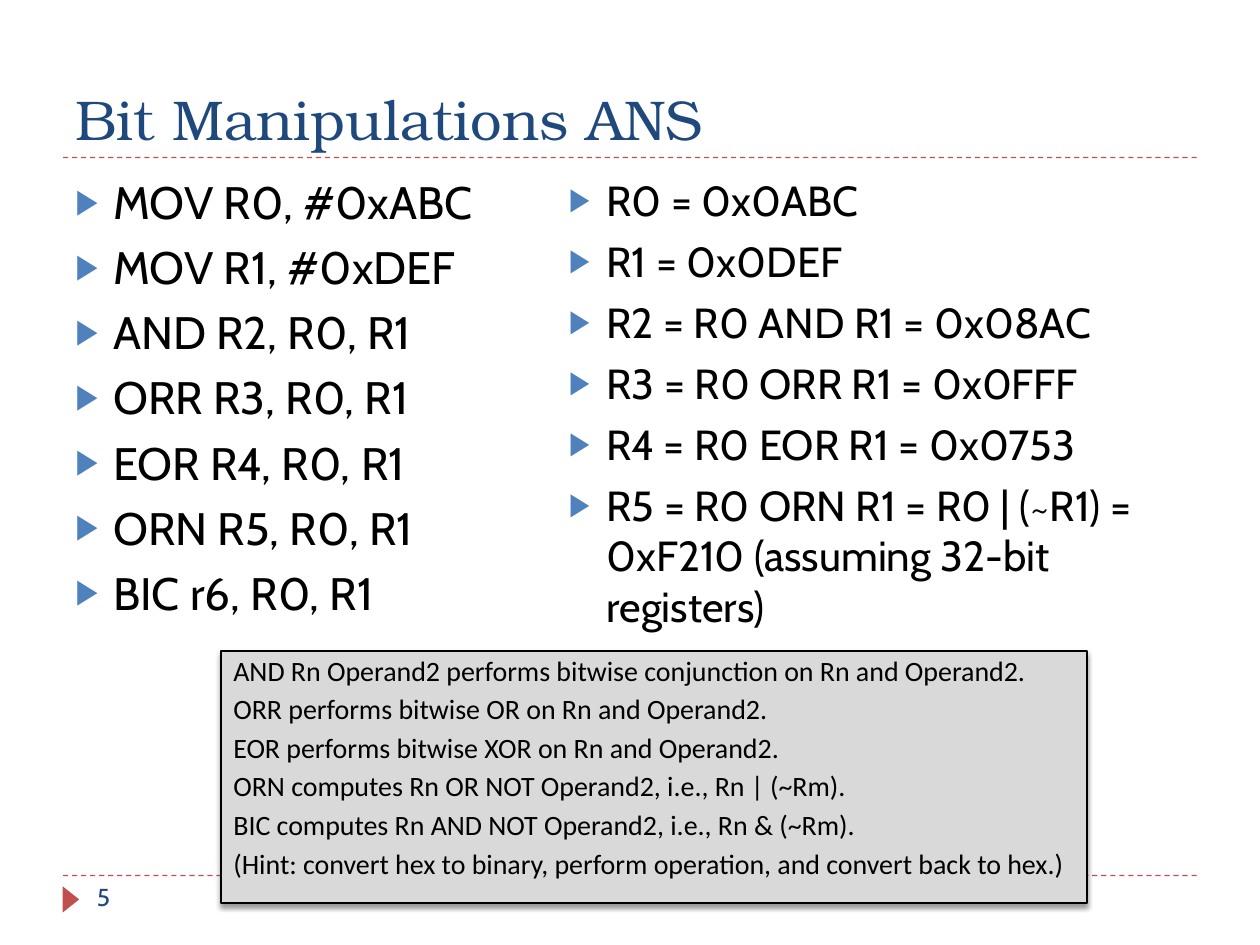
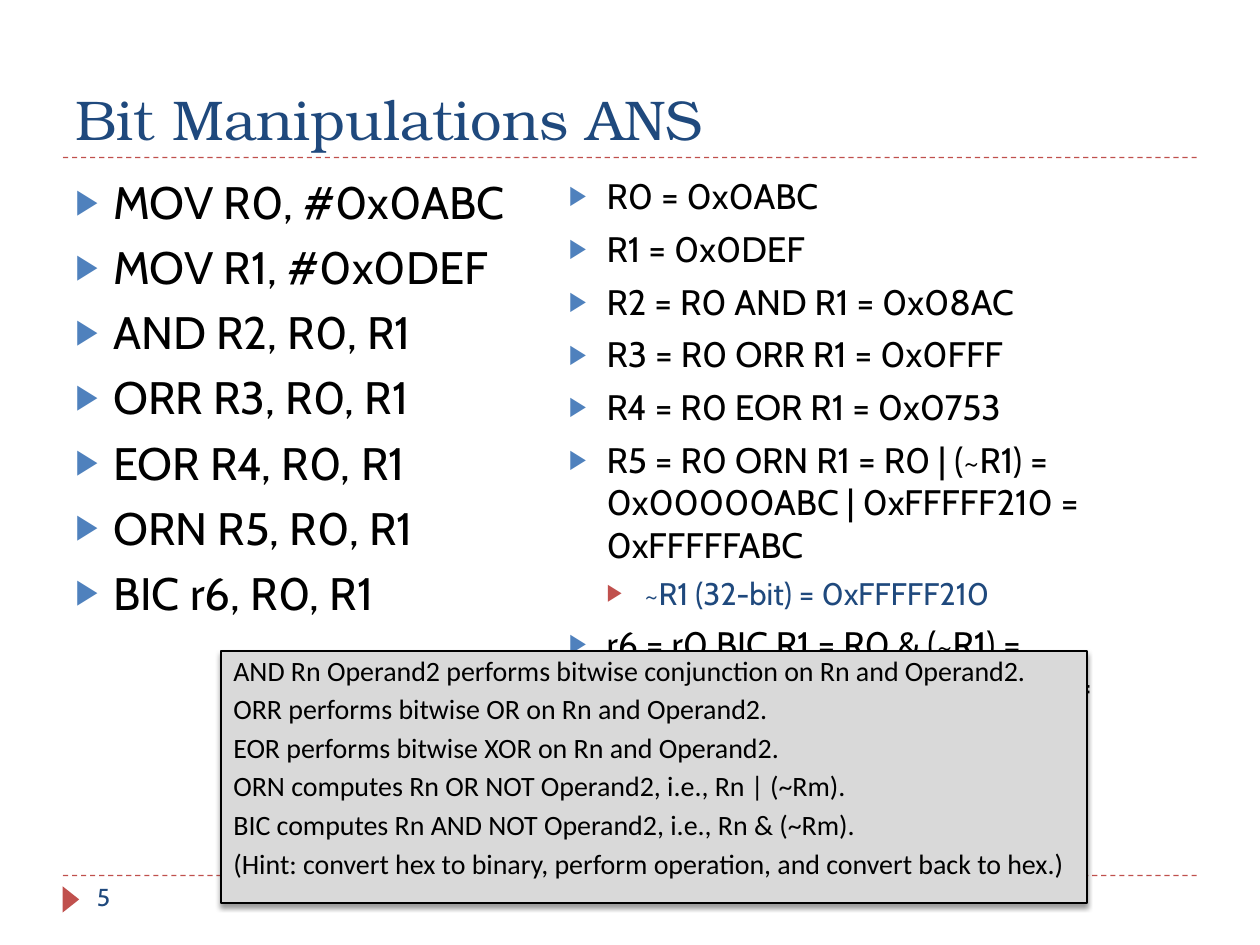
Before and after one commit to guhofstra/CSC111Fa25, a slide deck: slide 5 of PPTs/Ch4_ARM_Arithmetic_Logic_Exercises_ANS.pptx. Drawn at 1260x945 pixels with LibreOffice and Linux fonts; fonts in the diff are those of the drawing. Boxes give left, top, right and bottom in pixels: in the first picture for what was removed or moved away, otherwise in the second. Text is boxed around its words. In the diff, an @@ line names an element or a change of style, - is before the commit and + after.

```diff
--- a/PPTs/Ch4_ARM_Arithmetic_Logic_Exercises_ANS.pptx
+++ b/PPTs/Ch4_ARM_Arithmetic_Logic_Exercises_ANS.pptx
@@ text at (x1=113, y1=186, x2=504, y2=289): text changed @@
-▶ MOV R0, #0xABC
-▶ MOV R1, #0xDEF
+▶ MOV R0, #0x0ABC
+▶ MOV R1, #0x0DEF
@@ text at (x1=607, y1=183, x2=1014, y2=421): size 24.1 to 20.1 pt in "R0 = 0x0ABC", "R1 = 0x0DEF", "R2 = R0 AND R1 = 0x08AC", "R3 = R0 ORR R1 = 0x0FFF" and 1 more places @@
@@ text at (x1=607, y1=446, x2=1066, y2=686): text changed; size 24.1 to 20.1 pt @@
-▶ R5 = R0 ORN R1 = R0 | (~R1) = 0xF210 (assuming 32-bit registers)
-▶ r6 = r0 BIC R1 = r0 & (~R1) = 0x0533
+▶ R5 = R0 ORN R1 = R0 | (~R1) = 0x00000ABC | 0xFFFFF210 = 0xFFFFFABC
+  ▶ ~R1 (32-bit) = 0xFFFFF210
+▶ r6 = r0 BIC R1 = R0 & (~R1) = 0x00000ABC & 0xFFFFF210 = 0x00000210
```
Also in this commit, not shown: 13 other slides changed, 2 slides added, 6 other files.
